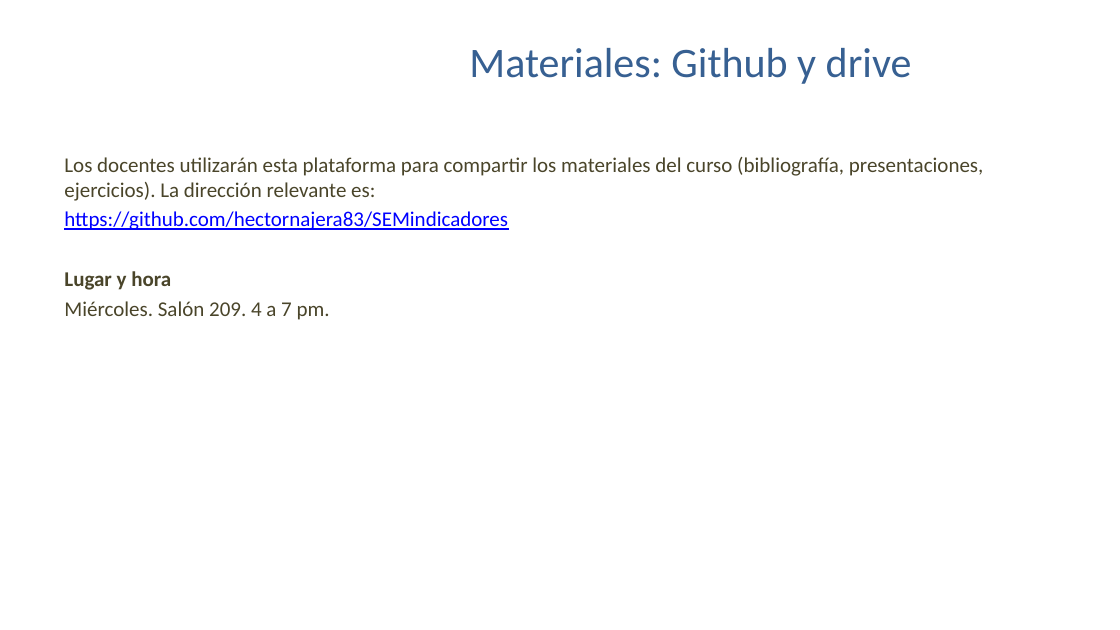
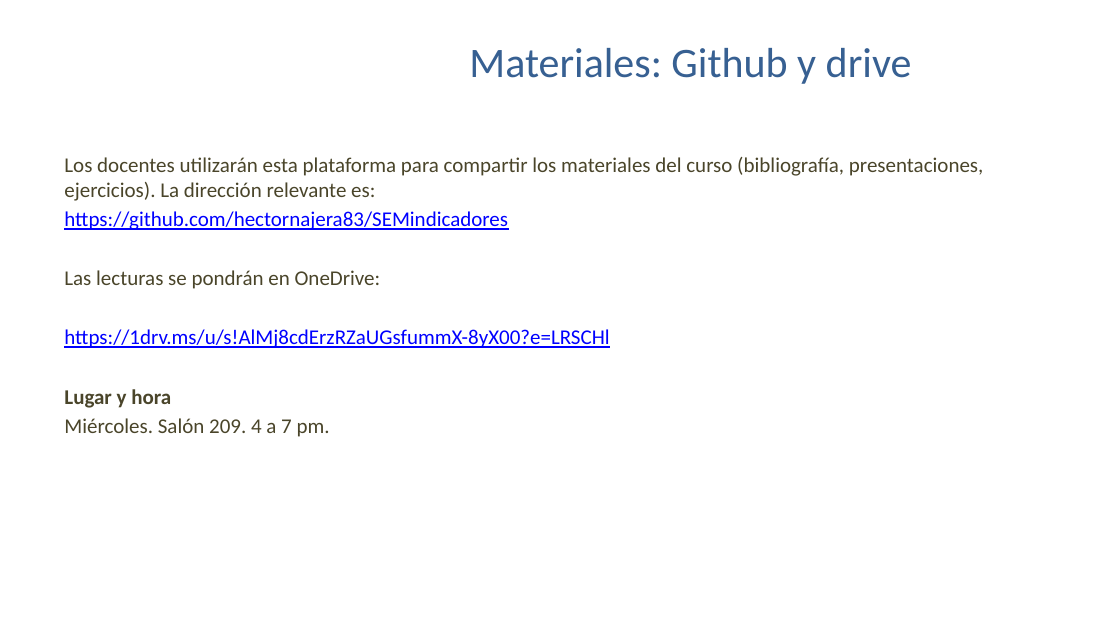
Before and after one commit to chuffmanMEX/SEMindicadores, a slide deck: slide 5 of Clase_1.pptx. Drawn at 1120x630 pixels with LibreOffice and Linux fonts; fonts in the diff are those of the drawing; background and template pictures are left out. Boxes give left, top, right and bottom in pixels: in the first picture for what was removed or moved away, otherwise in the second. Text is boxed around its words. In the diff, an @@ line names an element or a change of style, - is before the commit and + after.

```diff
--- a/Clase_1.pptx
+++ b/Clase_1.pptx
@@ text at bbox=[64, 270, 609, 348]: paragraphs added @@
+Las lecturas se pondrán en OneDrive:
+https://1drv.ms/u/s!AlMj8cdErzRZaUGsfummX-8yX00?e=LRSCHl
```
Also in this commit, not shown: 1 other slide changed.
